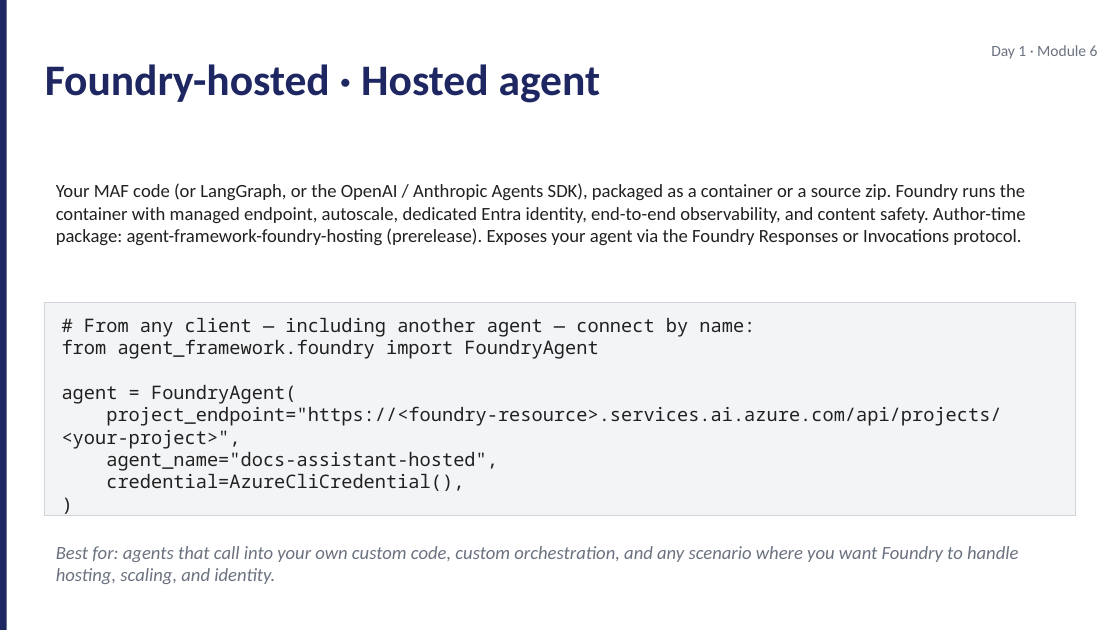
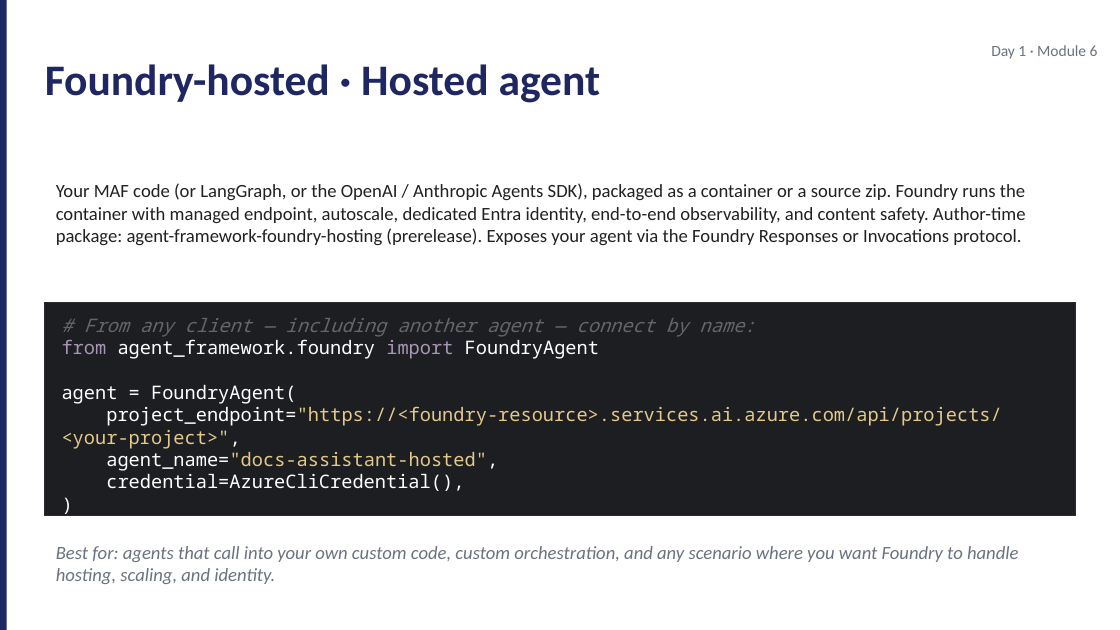
Before and after one commit to JimPiquant/Building-AI-Apps-and-Agents, a slide deck: slide 5 of decks/day1/module-6-hosting-options.pptx. Drawn at 1120x630 pixels with LibreOffice and Linux fonts; fonts in the diff are those of the drawing. Boxes give left, top, right and bottom in pixels: in the first picture for what was removed or moved away, otherwise in the second. Text is boxed around its words. In the diff, an @@ line names an element or a change of style, - is before the commit and + after.

```diff
--- a/decks/day1/module-6-hosting-options.pptx
+++ b/decks/day1/module-6-hosting-options.pptx
@@ rectangle at <box>45,302,1075,515</box>: fill #F3F4F6 to #1D1E22; outline #D1D5DB 0.5 pt to #2A2B2E 0.75 pt @@
@@ text "# From any client — ..." at <box>62,318,1002,491</box>: text colour #212121 to #666666, italic on in "# From any client — including another ..."; text colour #212121 to #A996B6 in "from import"; text colour #212121 to #FFFFFF in "agent_framework.foundry FoundryAgent", "agent = FoundryAgent(", "project_endpoint="https://<foundry-resource>.services.ai.azu ...", "agent_name="docs-assistant-hosted"," and 2 more places; text colour #212121 to #E4C98A in "project_endpoint="https://<foundry-resource>.services.ai.azu ...", "agent_name="docs-assistant-hosted"," @@
```
Also in this commit, not shown: 3 other slides changed, 16 other files.
